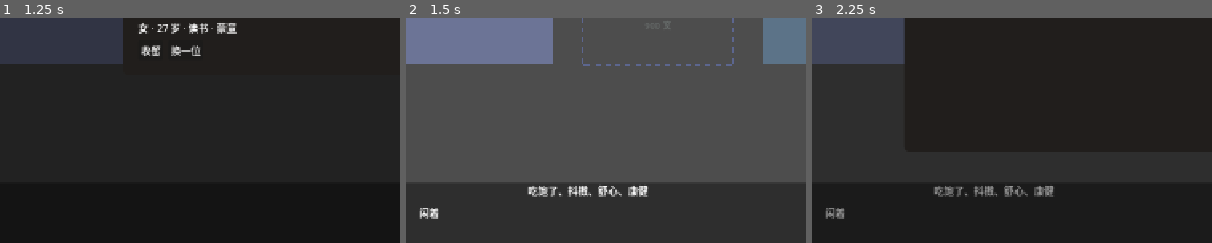
Above: before the commit, frames 1-3 (left to right).
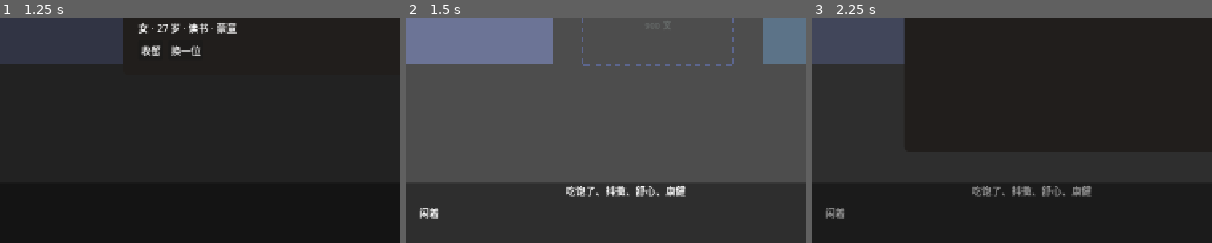
Above: after the commit, the same moments.

Repository: salt-byte/virtual-family
Game: Godot game, scene res://main.tscn
Same seed, same stepped clock (60 frames per second), same inputs: the game is played once before the commit and once after it.
Inputs:
- Up to frame 1 (1.25 s): click "设置" at 0.5 s
- Up to frame 2 (1.5 s): click "收留" at 1.25 s
- Up to frame 3 (2.25 s): click "家谱" at 2 s
The pictures show only the part of the screen within x 17-67%, y 50-100%; the shares and areas given below are measured in that part.

Frame 1 is identical in both runs. In frame 2, 1.4% of the frame differs, in the area x 30-70%, y 74-80%; in frame 3, 1.2%.

Commit message:
feat(view): people visibly busy: bob, progress line, asleep
Co-Authored-By: Claude Sonnet 5.5 <noreply@anthropic.com>

Diff:
--- a/game/kernel/view/hud.gd
+++ b/game/kernel/view/hud.gd
@@ -70,7 +70,7 @@
 	who.add_child(_name)
 	who.add_child(_line)
 	_doing = Label.new()
-	_doing.custom_minimum_size.x = 160
+	_doing.custom_minimum_size.x = 220
 	row.add_child(_doing)
 	var mid := VBoxContainer.new()
 	mid.size_flags_horizontal = Control.SIZE_EXPAND_FILL
@@ -154,7 +154,7 @@
 	if have:
 		_name.text = s.person_name(p)
 		_line.text = s.person_line(p, w)
-		_doing.text = s.doing(p, w)
+		_doing.text = _doing_text(p)
 		_status.text = s.status_line(p, w)
 		_avatar.color = PersonView.FEMALE if p.gender == "female" else (PersonView.MALE if p.gender == "male" else PersonView.OTHER)
 	var waiting := living and not w.proposals.is_empty()
@@ -164,6 +164,18 @@
 	_scold.disabled = off
 	_praise.visible = living
 	_scold.visible = living
+
+
+## The "what they are doing" sentence, with how far along it is when that is worth showing
+## (not while idle, not for slow things like sleeping).
+func _doing_text(p: Person) -> String:
+	var s := session.strings
+	var text := s.doing(p, session.world)
+	var pv: PersonView = main.house.people.get(p.uid) if main.house != null else null
+	if pv == null or p.current.is_empty() or pv.slow():
+		return text
+	var pct := int(pv.progress() * 100.0)
+	return s.t("doing.progress").format({"text": text, "pct": pct})
 
 
 func judge_disabled() -> bool:
--- a/game/kernel/view/person_view.gd
+++ b/game/kernel/view/person_view.gd
@@ -45,6 +45,20 @@
 var _key := ""
 var _rng := RandomNumberGenerator.new()
 var _box := StyleBoxFlat.new()
+var _body := Color.WHITE
+## Time accumulated by tick(); drives the bob.
+var _t := 0.0
+## What the progress line follows: the action's identity, the kernel's last remaining_s, the
+## time since that value last changed, and the furthest the line has reached.
+var _pkey := ""
+var _rem := -1.0
+var _since := 0.0
+var _maxp := 0.0
+
+const BOB_AMPLITUDE := 3.0
+const BOB_PERIOD := 0.8
+const ASLEEP_DARKEN := 0.3
+const ARRIVED := 1.0
 
 
 func setup(p: Person, s: GameSession) -> void:
@@ -77,11 +91,17 @@
 	if not stages.is_empty():
 		elder = person.stage(w.pack) == str(stages[-1]["id"])
 	var c := FEMALE if person.gender == "female" else (MALE if person.gender == "male" else OTHER)
-	_box.bg_color = c.lerp(ELDER_TINT, 0.7) if elder else c
+	_body = c.lerp(ELDER_TINT, 0.7) if elder else c
+	_track_progress(w)
 	queue_redraw()
 
 
 func tick(delta: float) -> void:
+	_t += delta
+	_since += delta
+	if not person.current.is_empty():
+		_maxp = maxf(_maxp, _estimate())
+		queue_redraw()
 	if _mark != null and not _mark.tick(delta):
 		remove_child(_mark)
 		_mark.queue_free()
@@ -89,6 +109,77 @@
 	if held:
 		return
 	position = position.move_toward(target, SPEED * delta)
+
+
+## How far through the current action, 0..1; -1 when idle. Between the kernel's steps the
+## value is extrapolated from tick time (at most one step), and never moves backwards.
+func progress() -> float:
+	if person == null or person.current.is_empty() or session.world == null:
+		return -1.0
+	return clampf(maxf(_estimate(), _maxp), 0.0, 1.0)
+
+
+func _duration() -> float:
+	var w := session.world
+	var aid := str(person.current.get("action", ""))
+	if not w.pack.actions.has(aid):
+		return 0.0
+	return float(AutonomySystem.duration_s(w, w.pack.actions[aid]))
+
+
+func _estimate() -> float:
+	var d := _duration()
+	if d <= 0.0:
+		return 0.0
+	var rem := float(person.current.get("remaining_s", d))
+	var v := 1.0 - rem / d
+	if is_equal_approx(rem, _rem):
+		v += minf(_since, float(session.world.step_s)) / d
+	return clampf(v, 0.0, 1.0)
+
+
+func _track_progress(w: World) -> void:
+	var cur := person.current
+	if cur.is_empty():
+		_pkey = ""
+		_rem = -1.0
+		_since = 0.0
+		_maxp = 0.0
+		return
+	var key := "%s|%s|%s" % [cur.get("action", ""), cur.get("object_uid", -1), cur.get("target_uid", -1)]
+	var rem := float(cur.get("remaining_s", 0))
+	if key != _pkey or rem > _rem:
+		_pkey = key
+		_maxp = 0.0
+		_rem = rem
+		_since = 0.0
+	elif rem != _rem:
+		_rem = rem
+		_since = 0.0
+	_maxp = maxf(_maxp, _estimate())
+
+
+## Whether the current action is a slow one (sleeping).
+func slow() -> bool:
+	if person == null or person.current.is_empty() or session.world == null:
+		return false
+	var aid := str(person.current.get("action", ""))
+	var acts: Dictionary = session.world.pack.actions
+	return acts.has(aid) and bool(acts[aid].get("slow", false))
+
+
+## True while doing something slow (sleeping) and in place.
+func asleep() -> bool:
+	return slow() and position.distance_to(target) <= ARRIVED
+
+
+## The vertical wobble of the block while busy in place: zero when idle, walking, held or asleep.
+func bob_offset() -> float:
+	if person == null or held or person.current.is_empty() or asleep():
+		return 0.0
+	if position.distance_to(target) > ARRIVED:
+		return 0.0
+	return BOB_AMPLITUDE * sin(TAU * _t / BOB_PERIOD)
 
 
 ## Whether a point in the house's coordinates lands on this person's body or name plate.
@@ -153,14 +244,16 @@
 func _draw() -> void:
 	if person == null:
 		return
-	draw_style_box(_box, Rect2(Vector2(-BODY.x * 0.5, -BODY.y), BODY))
+	var bob := bob_offset()
+	_box.bg_color = _body.darkened(ASLEEP_DARKEN) if asleep() else _body
+	draw_style_box(_box, Rect2(Vector2(-BODY.x * 0.5, -BODY.y + bob), BODY))
 	if selected:
 		var ring := StyleBoxFlat.new()
 		ring.draw_center = false
 		ring.border_color = Color(0.95, 0.75, 0.1)
 		ring.set_border_width_all(3)
 		ring.set_corner_radius_all(10)
-		draw_style_box(ring, Rect2(Vector2(-BODY.x * 0.5, -BODY.y), BODY).grow(4.0))
+		draw_style_box(ring, Rect2(Vector2(-BODY.x * 0.5, -BODY.y + bob), BODY).grow(4.0))
 	var plate := StyleBoxFlat.new()
 	plate.bg_color = Color(1, 1, 1, 0.88)
 	plate.set_corner_radius_all(5)
@@ -168,3 +261,6 @@
 	var font := ThemeDB.fallback_font
 	draw_string(font, Vector2(-70, -BODY.y - 21), _name, HORIZONTAL_ALIGNMENT_CENTER, 140, 13, Color.BLACK)
 	draw_string(font, Vector2(-70, -BODY.y - 6), _doing, HORIZONTAL_ALIGNMENT_CENTER, 140, 11, Color(0.1, 0.1, 0.1))
+	var prog := progress()
+	if prog >= 0.0:
+		draw_rect(Rect2(Vector2(-70, -BODY.y - 4), Vector2(140.0 * prog, 2)), Color(0.2, 0.6, 0.3))
--- a/game/kernel/view/view_strings.gd
+++ b/game/kernel/view/view_strings.gd
@@ -9,7 +9,7 @@
 	"btn.arrange": "摆设", "btn.adopt": "领养", "btn.reroll": "换一位", "btn.accept": "应下",
 	"btn.decline": "回绝", "btn.close": "关闭", "btn.buy": "买", "btn.use_on": "给{name}用",
 	"btn.sell": "卖掉", "btn.build": "加盖", "btn.new_game": "新开一局", "btn.settings": "设置",
-	"idle": "闲着", "money": "钱 {n}", "years": "{n} 岁", "stock": "存货 {n}",
+	"idle": "闲着", "doing.progress": "{text} · {pct}%", "money": "钱 {n}", "years": "{n} 岁", "stock": "存货 {n}",
 	"title.adopt": "领养一位", "title.proposal": "有人提亲", "title.over": "这一家到此为止",
 	"title.away": "离开期间", "over.reason": "家里的人都已经过世了。",
 	"over.carry": "房子和钱都还在，留给下一位来的人。", "title.pack_error": "主题包有错", "title.load_error": "存档读不出来",
--- a/game/tests/test_view_hud.gd
+++ b/game/tests/test_view_hud.gd
@@ -46,6 +46,7 @@
 func test_bar_shows_selected_person_in_words_not_numbers():
 	var m := _adopted()
 	var p := m.session.world.people[0]
+	AutonomySystem.cancel(m.session.world, p)   # idle: no progress percentage to confuse the check
 	p.needs["fed"] = 73.0
 	m.tick(0.016)
 	assert_eq(m.selected, p.uid)
@@ -166,3 +167,24 @@
 	pv.tick(1.1)
 	assert_eq(pv.float_text(), "")
 	m.free()
+
+
+
+func test_bar_shows_progress_for_a_quick_action_and_not_for_sleep():
+	var m := _adopted()
+	var w := m.session.world
+	var p := w.people[0]
+	AutonomySystem.cancel(w, p)
+	m.tick(0.016)
+	assert_true(not m.hud.bar_text().contains("%"))   # idle: nothing
+	var desk: int = w.objects.filter(func(o): return o.type == "desk")[0].uid
+	m.session.command({"type": "drag", "person": p.uid, "object": desk})
+	m.tick(0.016)
+	assert_true(m.hud.bar_text().contains("%"))
+	AutonomySystem.cancel(w, p)
+	var bed: int = w.objects.filter(func(o): return o.type == "kang")[0].uid
+	m.session.command({"type": "drag", "person": p.uid, "object": bed})
+	m.tick(0.016)
+	assert_true(w.pack.actions[str(p.current.get("action", ""))].get("slow", false))
+	assert_true(not m.hud.bar_text().contains("%"))
+	m.free()
--- a/game/tests/test_view_scene.gd
+++ b/game/tests/test_view_scene.gd
@@ -229,3 +229,58 @@
 	assert_eq(m.drag.dragging, -1)
 	assert_true(not m.hud.bar_text().contains("文"))
 	m.free()
+
+
+func test_progress_and_bob_follow_the_action():
+	var m := _main(); m.session.command({"type": "adopt"}); m.tick(0.016)
+	var w := m.session.world
+	var p := w.people[0]
+	var pv: PersonView = m.house.people[p.uid]
+	AutonomySystem.cancel(w, p); m.tick(0.016)
+	assert_eq(pv.progress(), -1.0)
+	assert_eq(pv.bob_offset(), 0.0)
+	var desk: int = w.objects.filter(func(o): return o.type == "desk")[0].uid
+	m.session.command({"type": "drag", "person": p.uid, "object": desk}); m.tick(0.016)
+	assert_near(pv.progress(), 0.0, 0.05)
+	for i in 200:                                   # 走到位
+		pv.tick(0.05)
+	pv.tick(0.2)
+	assert_true(absf(pv.bob_offset()) > 0.0 and absf(pv.bob_offset()) <= 3.0)
+	clk.unix += 60.0; m.tick(0.016)                 # 念书 2 分钟，过了一半
+	assert_near(pv.progress(), 0.5, 0.1)
+	m.free()
+
+
+func test_held_person_does_not_bob():
+	var m := _main(); m.session.command({"type": "adopt"}); m.tick(0.016)
+	var w := m.session.world
+	var p := w.people[0]
+	var pv: PersonView = m.house.people[p.uid]
+	AutonomySystem.cancel(w, p); m.tick(0.016)
+	var desk: int = w.objects.filter(func(o): return o.type == "desk")[0].uid
+	m.session.command({"type": "drag", "person": p.uid, "object": desk}); m.tick(0.016)
+	for i in 200:
+		pv.tick(0.05)
+	pv.tick(0.2)
+	assert_true(pv.bob_offset() != 0.0)
+	pv.held = true
+	assert_eq(pv.bob_offset(), 0.0)
+	m.free()
+
+
+func test_sleeping_person_is_dimmed_not_bobbing():
+	var m := _main(); m.session.command({"type": "adopt"}); m.tick(0.016)
+	var w := m.session.world
+	var p := w.people[0]
+	var pv: PersonView = m.house.people[p.uid]
+	AutonomySystem.cancel(w, p); m.tick(0.016)
+	var bed: int = w.objects.filter(func(o): return o.type == "kang")[0].uid
+	m.session.command({"type": "drag", "person": p.uid, "object": bed}); m.tick(0.016)
+	assert_true(w.pack.actions[str(p.current.get("action", ""))].get("slow", false))
+	assert_true(not pv.asleep())                    # still walking
+	for i in 400:
+		pv.tick(0.05)
+	pv.tick(0.2)
+	assert_true(pv.asleep())
+	assert_eq(pv.bob_offset(), 0.0)
+	m.free()
